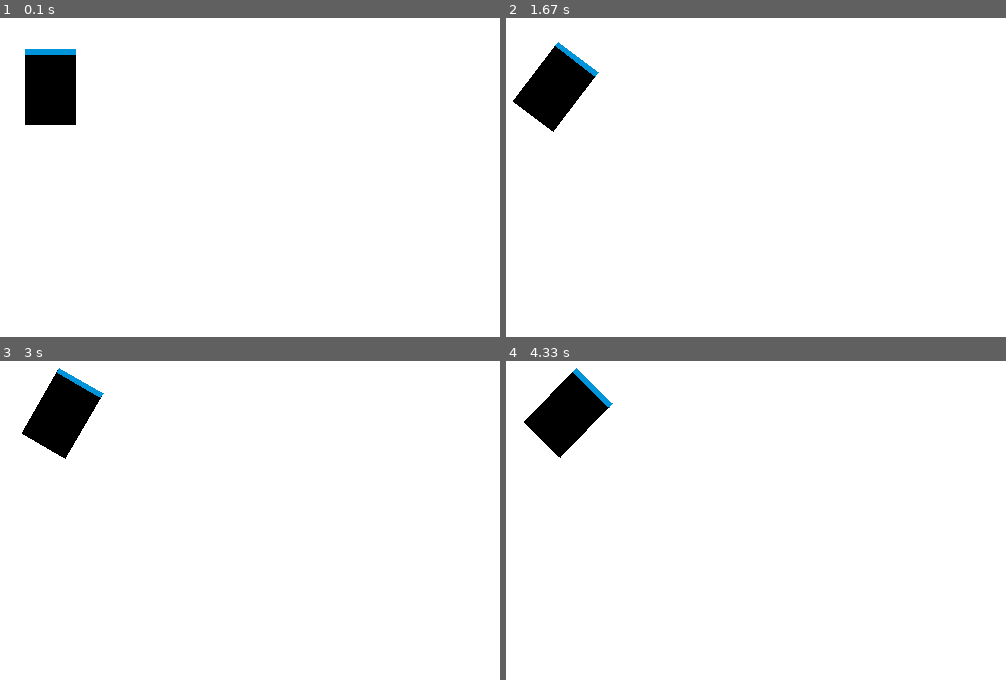
Above: before the commit, frames 1-4 (two rows, left to right).
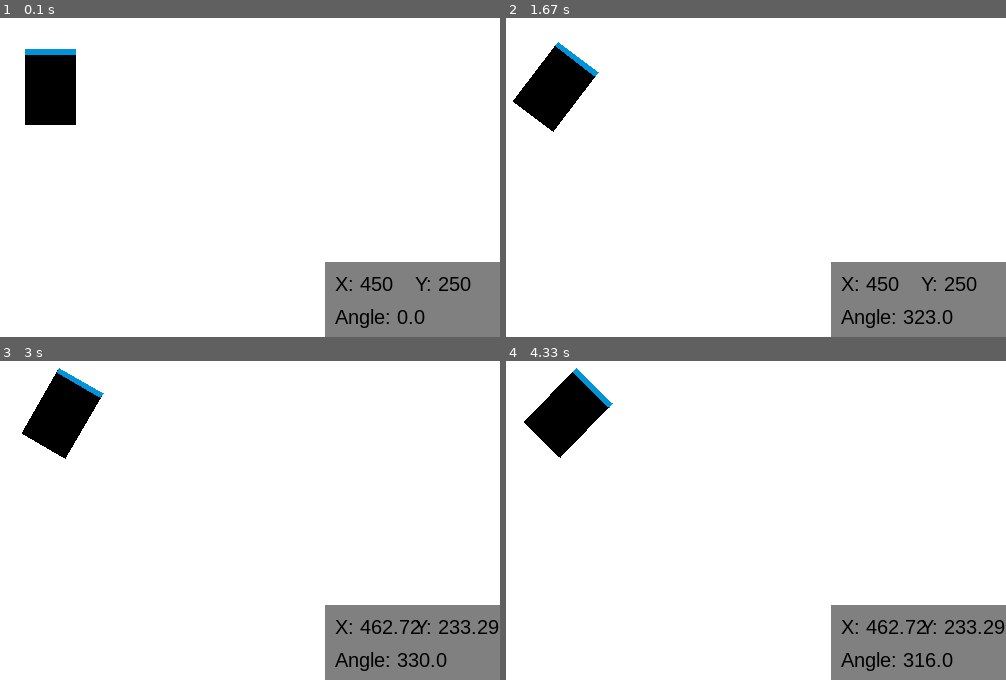
Above: after the commit, the same moments.

Repository: Wooyceps/mobile-robot-pygame-simulation
Game: pygame game, started from main.py
The game is run twice, just before and just after one commit, with the same random seed, the same clock (stepped at 60 frames per second) and the same inputs.
Inputs (mouse positions are in pixels of both pictures, inside the frame that each line leads up to):
- Up to frame 1 (0.1 s): no input
- Up to frame 2 (1.67 s): click (886, 314) at 0.38 s, where only the run after the commit has a clickable "Angle: 0.0"; click (521, 110) at 1.22 s; click (896, 314) at 1.55 s, where only the run after the commit has a clickable "Angle: 328.0"
- Up to frame 3 (3 s): click (outside the picture) at 1.88 s; click (140, 539) at 2.22 s; click (outside the picture) at 2.55 s; click (outside the picture) at 2.88 s
- Up to frame 4 (4.33 s): click (571, 482) at 3.22 s; click (outside the picture) at 3.55 s; click (786, 507) at 3.88 s

The runs differ from the first frame. In frame 1, 8.2% of the frame differs, in the area x 65-100%, y 76-100%; in frame 2, 8.2%; in frame 3, 8.2%; in frame 4, 8.2%.

Commit message:
added Interface class that draws current coords and angle in the corner

Diff:
--- a/AMR.py
+++ b/AMR.py
@@ -1,11 +1,7 @@
 import math
 import pygame as pg
-from main import WIN, WIDTH, HEIGHT
-
-# Define color constants
-WHITE = (255, 255, 255)
-BLACK = (0, 0, 0)
-AIUT_BLUE = (0, 149, 218)
+from main import WIN
+from assets import WIDTH, HEIGHT, BLACK, AIUT_BLUE, RED
 
 
 class AMR():
@@ -29,14 +25,14 @@
         self.plan_trajectory = False
         self.target = None
 
-    def handle_movement(self, keys, mouse):
+    def handle_movement(self, keys, destination):
         """
-        Handle the movement of the AMR based on keyboard inputs or mouse position.
+        Handle the movement of the AMR based on keyboard inputs or destination position.
         """
-        if mouse:
+        if destination:
             self.plan_trajectory = True
         if self.plan_trajectory:
-            self.trajectory_planning(mouse)
+            self.trajectory_planning(destination)
         else:
             if keys[pg.K_UP]:
                 self.move_fwd_bwd(-1)
@@ -111,12 +107,12 @@
 
         pg.draw.polygon(WIN, self.front_color, points)
 
-    def trajectory_planning(self, mouse):
+    def trajectory_planning(self, destination):
         """
-        Plan the trajectory of the AMR based on the mouse position.
+        Plan the trajectory of the AMR based on the destination position.
         """
-        if mouse:
-            self.target = mouse
+        if destination:
+            self.target = destination
         target_angle_rad = math.atan2(self.x - self.target[0], self.y - self.target[1])
         if target_angle_rad < 0:
             target_angle_rad += 2 * math.pi
--- /dev/null
+++ b/assets.py
@@ -0,0 +1,13 @@
+import pygame as pg
+
+WIDTH, HEIGHT = 900, 500
+INTERFACE_WIDTH, INTERFACE_HEIGHT = 175, 75
+
+WIN = pg.display.set_mode((WIDTH, HEIGHT))
+
+WHITE = (255, 255, 255)
+BLACK = (0, 0, 0)
+AIUT_BLUE = (0, 149, 218)
+RED = (255, 0, 0)
+YELLOW = (255, 255, 0)
+GREY = (128, 128, 128)
--- /dev/null
+++ b/interface.py
@@ -0,0 +1,33 @@
+import math
+import pygame as pg
+from assets import WIDTH, HEIGHT, BLACK, AIUT_BLUE, GREY, INTERFACE_WIDTH, INTERFACE_HEIGHT, WIN
+
+
+class Interface():
+
+    def __init__(self, amr: object):
+        """
+        Initialize the interface with the provided AMR object.
+        :param amr: object
+        """
+        self.amr = amr
+        self.width, self.height = INTERFACE_WIDTH, INTERFACE_HEIGHT
+        self.x, self.y = WIDTH - INTERFACE_WIDTH, HEIGHT - INTERFACE_HEIGHT
+        self.font = pg.font.SysFont('arial', 20)
+        self.fill_color = GREY
+
+    def draw(self):
+        """
+        Draw the interface on the screen.
+        """
+        pg.draw.rect(WIN, self.fill_color, (self.x, self.y, self.width, self.height))
+
+        x_text = self.font.render(
+            "X: " + str(round(self.amr.x, 2)), 1, BLACK)
+        y_text = self.font.render(
+            "Y: " + str(round(self.amr.y, 2)), 1, BLACK)
+        angle_text = self.font.render(
+            "Angle: " + str(round(math.degrees(self.amr.angle_rad), 2)), 1, BLACK)
+        WIN.blit(x_text, (self.x + 10, self.y + 10))
+        WIN.blit(y_text, (self.x + 90, self.y + 10))
+        WIN.blit(angle_text, (self.x + 10, self.y + x_text.get_height() + 20))
--- a/main.py
+++ b/main.py
@@ -1,16 +1,10 @@
 import pygame as pg
-import math
 import AMR
+from interface import Interface
+from assets import WHITE, WIN
 
-WIDTH, HEIGHT = 900, 500
-WIN = pg.display.set_mode((WIDTH, HEIGHT))
+
 pg.display.set_caption("AMR simulation")
-
-WHITE = (255, 255, 255)
-BLACK = (0, 0, 0)
-RED = (255, 0, 0)
-YELLOW = (255, 255, 0)
-AIUT_BLUE = (0, 149, 218)
 
 FPS = 60
 
@@ -29,6 +23,7 @@
     clock = pg.time.Clock()
 
     amr = AMR.AMR()
+    interface = Interface(amr)
 
     run = True
     while run:
@@ -44,7 +39,7 @@
 
         keys = pg.key.get_pressed()
         amr.handle_movement(keys, mouse)
-        draw_simulation(amr)
+        draw_simulation(amr, interface)
 
 
 if __name__ == "__main__":
